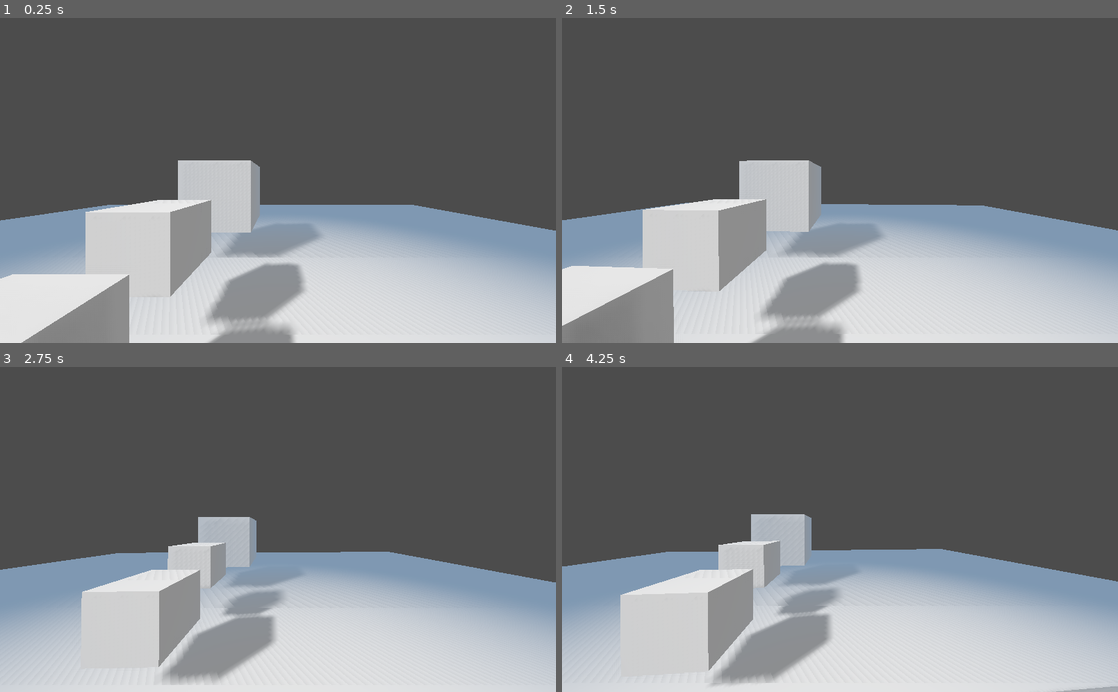
Above: before the commit, frames 1-4 (two rows, left to right).
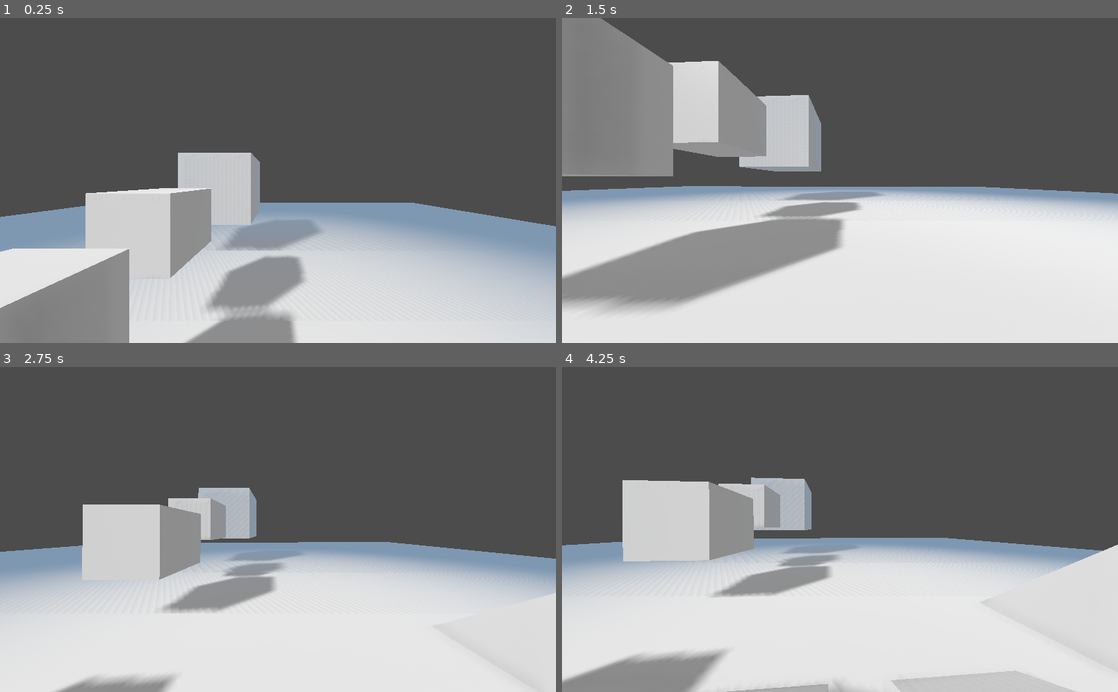
Above: after the commit, the same moments.

Repository: LoslierDimitri/Vampire
Game: Godot game, scene res://Main/Main.tscn
Two runs of this game, one before a commit and one after it. Both use one fixed random seed, a clock stepped at 60 frames per second and the inputs below.
Inputs (mouse positions are in pixels of both pictures, inside the frame that each line leads up to):
- Up to frame 1 (0.25 s): no input
- Up to frame 2 (1.5 s): move the mouse to (867, 180) at 0.52 s; hold C (c) 0.53-1.28 s; tap D (d) at 0.8, 1.35 s; tap Enter at 1.25 s; move the mouse to (812, 180) at 1.27 s
- Up to frame 3 (2.75 s): tap S (s) at 1.55 s; tap Space (space) at 2 s; move the mouse to (289, 523) at 2.02 s; hold S (s) from 2.03 s (still down); tap Shift (shift) at 2.3 s
- Up to frame 4 (4.25 s): move the mouse to (834, 536) at 2.77 s; release S (s) at 2.78 s; tap Shift (shift) at 2.85 s; tap Space (space) at 3.05 s; move the mouse to (878, 532) at 3.52 s; hold Space (space) from 3.53 s (still down); tap W (z) at 3.8 s

The runs differ from the first frame. In frame 1, 8.6% of the frame differs, in the area x 0-100%, y 41-100%; in frame 2, 48%, in the area x 0-100%, y 0-100%; in frame 3, 31%; in frame 4, 37%.

Commit message:
Code rewrite not complete
Movement, jump, run done.

Todo:
Climb, crouch, slide, less air control.

Diff:
--- a/Vampire_godot/Script/Player.gd
+++ b/Vampire_godot/Script/Player.gd
@@ -1,5 +1,7 @@
 extends KinematicBody
 
+##########################################################################
+#load node of the instance
 onready var CAMERA_PIVOT = get_node("Camera_pivot")
 onready var CAMERA = get_node("Camera_pivot/Camera")
 
@@ -11,20 +13,40 @@
 onready var COLLISION_CROUCH = get_node("Collision_crouch")
 onready var COLLISION_SLIDE = get_node("Collision_slide")
 
+##########################################################################
+#input variable
 var input_z = false
 var input_q = false
 var input_s = false
 var input_d = false
 var input_space = false
 var input_shift = false
+var input_space_just = false
 var input_c = false
+var input_c_just = false
 
+##########################################################################
+#parameters
 export var mouse_sensitivity = 0.05
 
+##########################################################################
+#variables
 var direction = Vector3()
 var movement = Vector3()
+
 var gravity_vector = Vector3()
+var gravity = 30
+var snap_vector = Vector3()
 
+var speed_actual = 0
+export var speed_walk = 10
+export var speed_run = 30
+export var speed_crouch = 5
+export var speed_slide = 15
+
+export var jump = 15
+
+##########################################################################
 func _ready():
 	Input.set_mouse_mode(Input.MOUSE_MODE_CAPTURED)
 
@@ -34,6 +56,7 @@
 	COLLISION_CROUCH.disabled = true
 	COLLISION_SLIDE.disabled = true
 
+##########################################################################
 func input():
 	if (Input.is_action_pressed("z")):
 		input_z = true
@@ -44,20 +67,28 @@
 	if (Input.is_action_pressed("d")):
 		input_d = true
 
+	if (Input.is_action_pressed("shift")):
+		input_shift = true
+
+	if (Input.is_action_pressed("space")):
+		input_space = true
+	if (Input.is_action_just_pressed("space")):
+		input_space_just = true
+
+	if (Input.is_action_pressed("c")):
+		input_c = true
+	if (Input.is_action_just_pressed("c")):
+		input_c_just = true
+
+##########################################################################
 func _input(event):
 	if event is InputEventMouseMotion:
 		rotate_y(deg2rad(-event.relative.x * mouse_sensitivity))
 		CAMERA_PIVOT.rotate_x(deg2rad(-event.relative.y * mouse_sensitivity))
 		CAMERA_PIVOT.rotation.x = clamp(CAMERA_PIVOT.rotation.x, deg2rad(-89), deg2rad(89))
 
-func _process(delta):
-	input()
-
-	process_movement()
-
-	reset()
-
-func process_movement():
+##########################################################################
+func process_movement(delta):
 	if (input_z == true):
 		direction -= transform.basis.z
 	if (input_s == true):
@@ -67,24 +98,46 @@
 	if (input_d == true):
 		direction += transform.basis.x
 
+	speed_actual = speed_walk
+	if (input_shift == true and input_z == true):
+		speed_actual = speed_run
+
+	if (input_space_just == true and is_on_floor() == true):
+		gravity_vector = Vector3.UP * jump
+		snap_vector = Vector3.ZERO
+	elif (is_on_floor() == false):
+		gravity_vector += Vector3.DOWN * gravity * delta
+		snap_vector = Vector3.DOWN
+	else:
+		gravity_vector = -get_floor_normal()
+		snap_vector = -get_floor_normal()
+
 	direction = direction.normalized()
-	movement.x = direction.x * 10
-	movement.y = 0
-	movement.z = direction.z * 10
+	movement.x = direction.x * speed_actual + gravity_vector.x
+	movement.z = direction.z * speed_actual + gravity_vector.z
+	movement.y = gravity_vector.y
 
-	move_and_slide_with_snap(movement, Vector3.DOWN, Vector3.UP)
+##########################################################################
+func _physics_process(delta):
+	input()
 
-func _physics_process(delta):
-	pass
+	process_movement(delta)
 
+	move_and_slide_with_snap(movement, snap_vector, Vector3.UP)
+
+	reset()
+
+##########################################################################
 func reset():
 	input_z = false
 	input_q = false
 	input_s = false
 	input_d = false
 	input_space = false
+	input_space_just = false
 	input_shift = false
 	input_c = false
+	input_c_just = false
 
 	direction = Vector3()
 	movement = Vector3()
